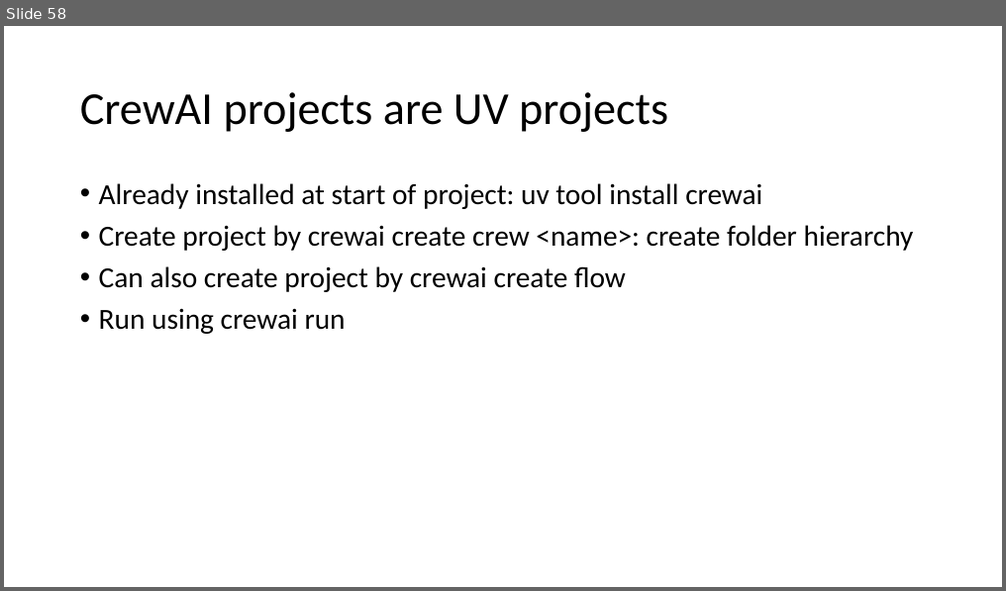
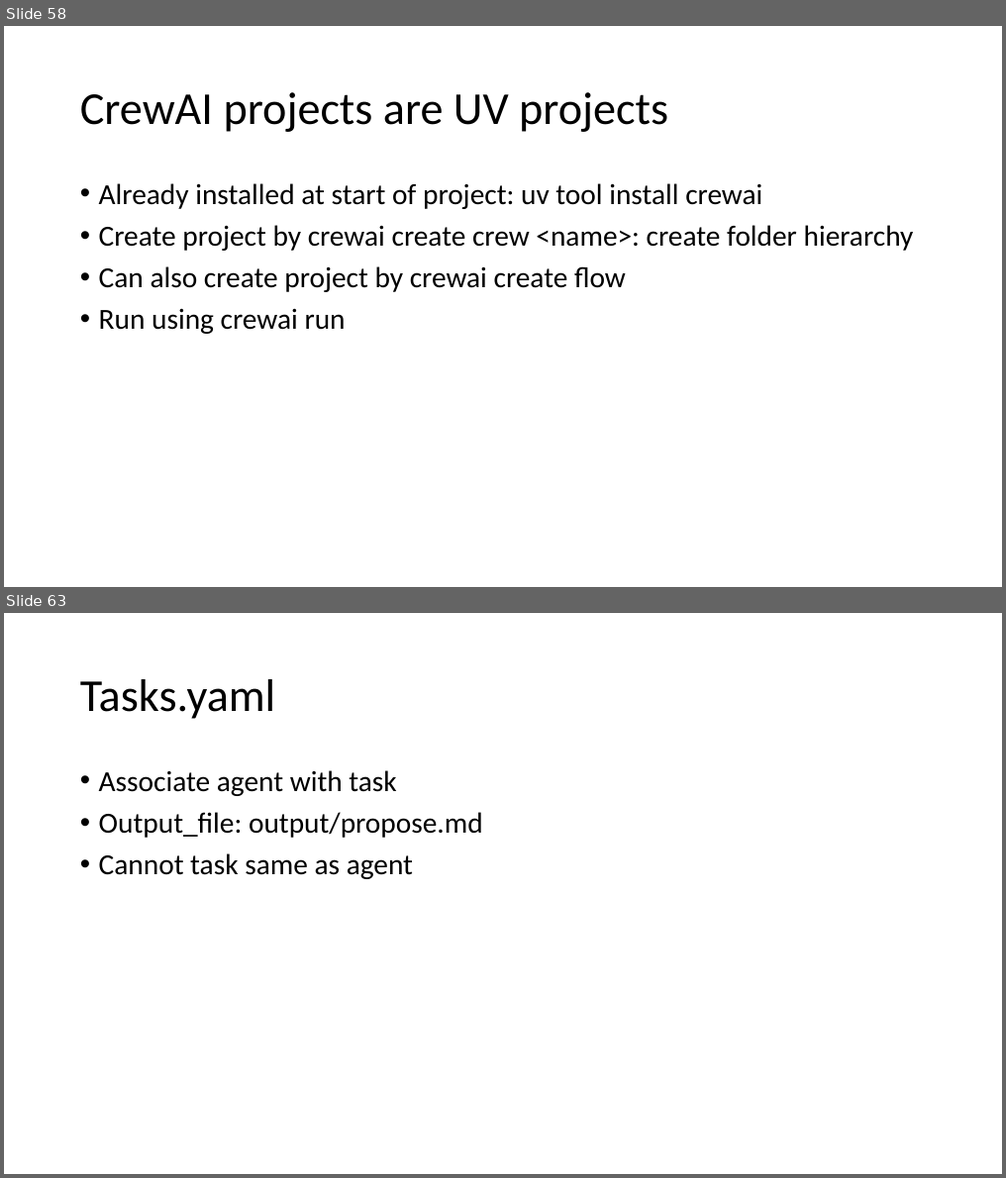
Before and after one commit to kindaichinisan/agents, a slide deck: wj_folder/AI Engineer Agentic Track.pptx. Shown one above the other, each under a label of ours: slide 58 before the commit, slides 58 and 63 after it; the slides between them are not shown. The pictures are 1006x591 and 1006x1178 pixels, drawn with LibreOffice and Linux fonts; fonts in the diff are those of the drawing. Boxes give left, top, right and bottom in pixels: in the first picture for what was removed or moved away, otherwise in the second. Text is boxed around its words. In the diff, an @@ line names an element or a change of style, - is before the commit and + after.

```diff
--- a/wj_folder/AI Engineer Agentic Track.pptx
+++ b/wj_folder/AI Engineer Agentic Track.pptx
@@ slide 63 added at box(4, 613, 1002, 1174), background #FFFFFF @@
@@ title added at box(80, 679, 275, 719), 44 pt, text #000000 @@
+Tasks.yaml
@@ text added at box(99, 770, 483, 879), 28 pt, text #000000 @@
+• Associate agent with task
+• Output_file: output/propose.md
+• Cannot task same as agent
```
Also in this commit, not shown: 13 other slides added, 4 other files.
